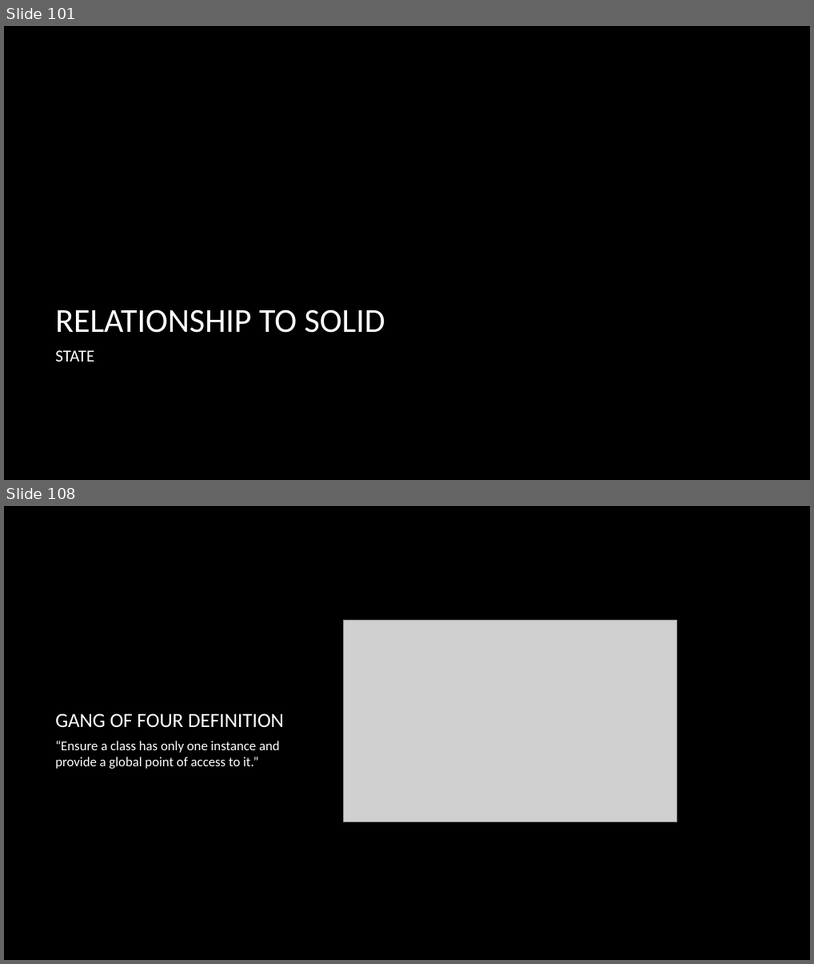
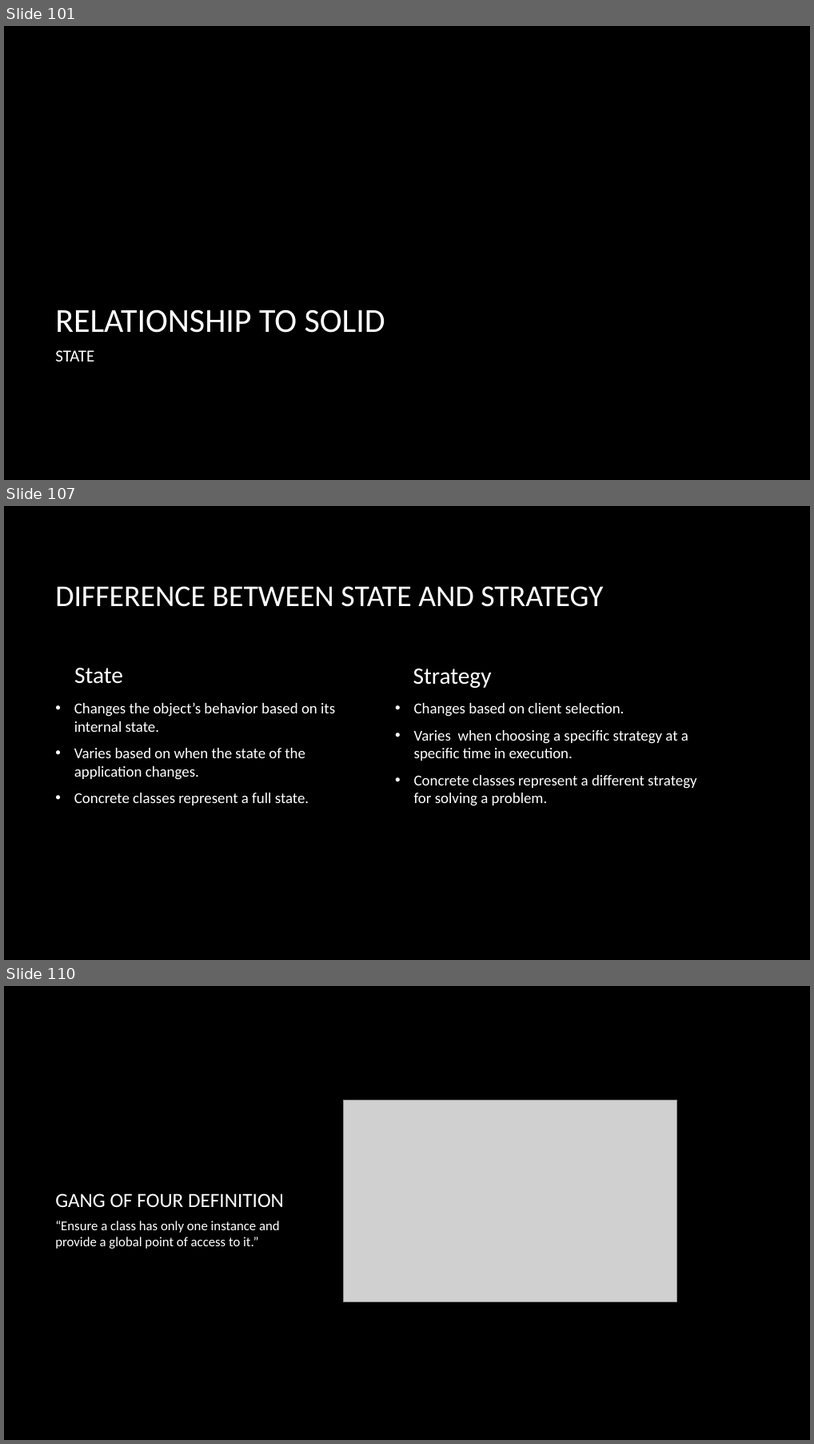
Before and after one commit to dundane/CSC360Demos, a slide deck: CSC360Demo/Design Patterns Slide Show.pptx. Shown one above the other, each under a label of ours: slides 101 and 108 before the commit, slides 101, 107 and 110 after it; the slides between them are not shown. The pictures are 814x964 and 814x1444 pixels, drawn with LibreOffice and Linux fonts; fonts in the diff are those of the drawing; grey boxes stand for pictures; background and template pictures are left out. Boxes give left, top, right and bottom in pixels: in the first picture for what was removed or moved away, otherwise in the second. Text is boxed around its words. In the diff, an @@ line names an element or a change of style, - is before the commit and + after.

Commit message:
Update for strategy

```diff
--- a/CSC360Demo/Design Patterns Slide Show.pptx
+++ b/CSC360Demo/Design Patterns Slide Show.pptx
@@ slide 107 added at (4, 506, 810, 960), background picture (left out) @@
@@ title added at (55, 586, 603, 607), 36 pt, text #FFFFFF @@
+DIFFERENCE BETWEEN STATE AND STRATEGY
@@ text added at (74, 668, 123, 684), 28 pt, text #FFFFFF @@
+State
@@ text added at (414, 668, 492, 688), 28 pt, text #FFFFFF @@
+Strategy
@@ text added at (74, 703, 335, 805), 18 pt, text #FFFFFF @@
+• Changes the object’s behavior based on its internal state.
+• Varies based on when the state of the application changes.
+• Concrete classes represent a full state.
@@ text added at (414, 703, 698, 806), 18 pt, text #FFFFFF @@
+• Changes based on client selection.
+• Varies when choosing a specific strategy at a specific time in execution.
+• Concrete classes represent a different strategy for solving a problem.
@@ what was slide 108 is now slide 110 @@
```
Also in this commit, not shown: 9 slides changed, 1 other slide added.
